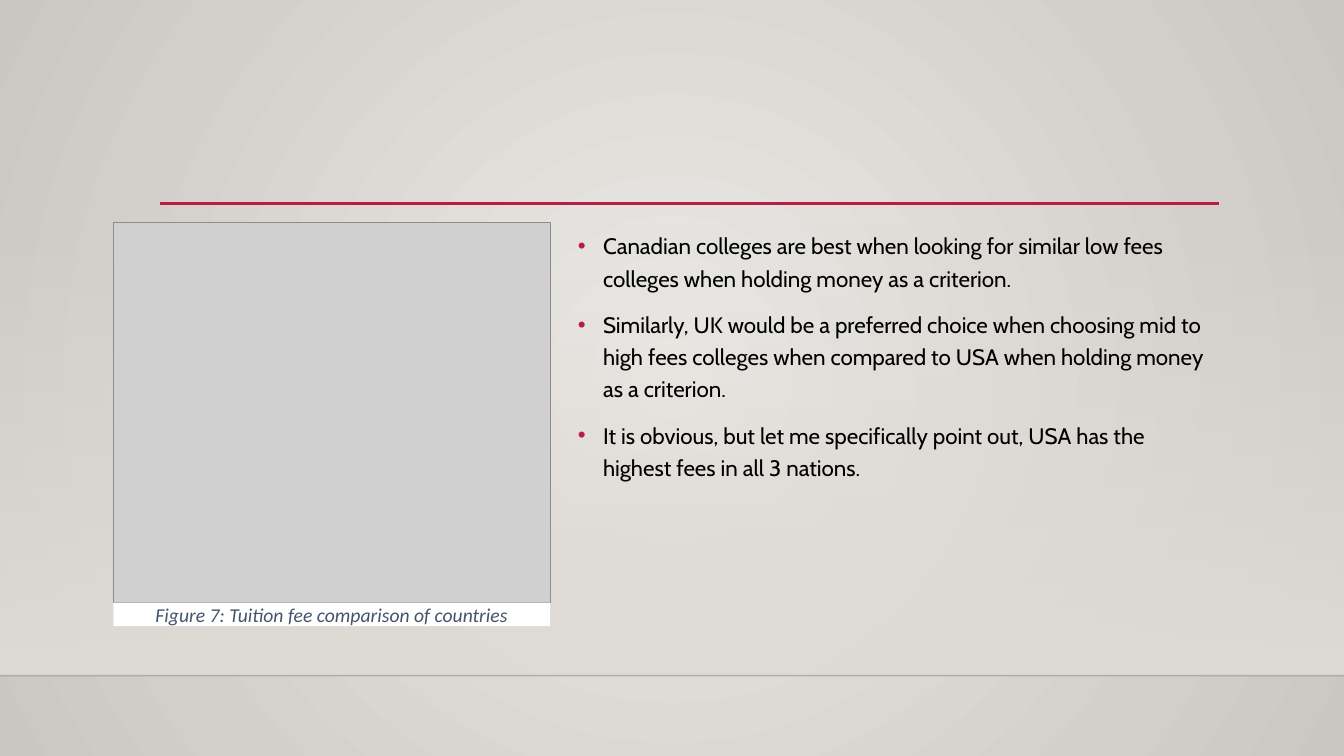
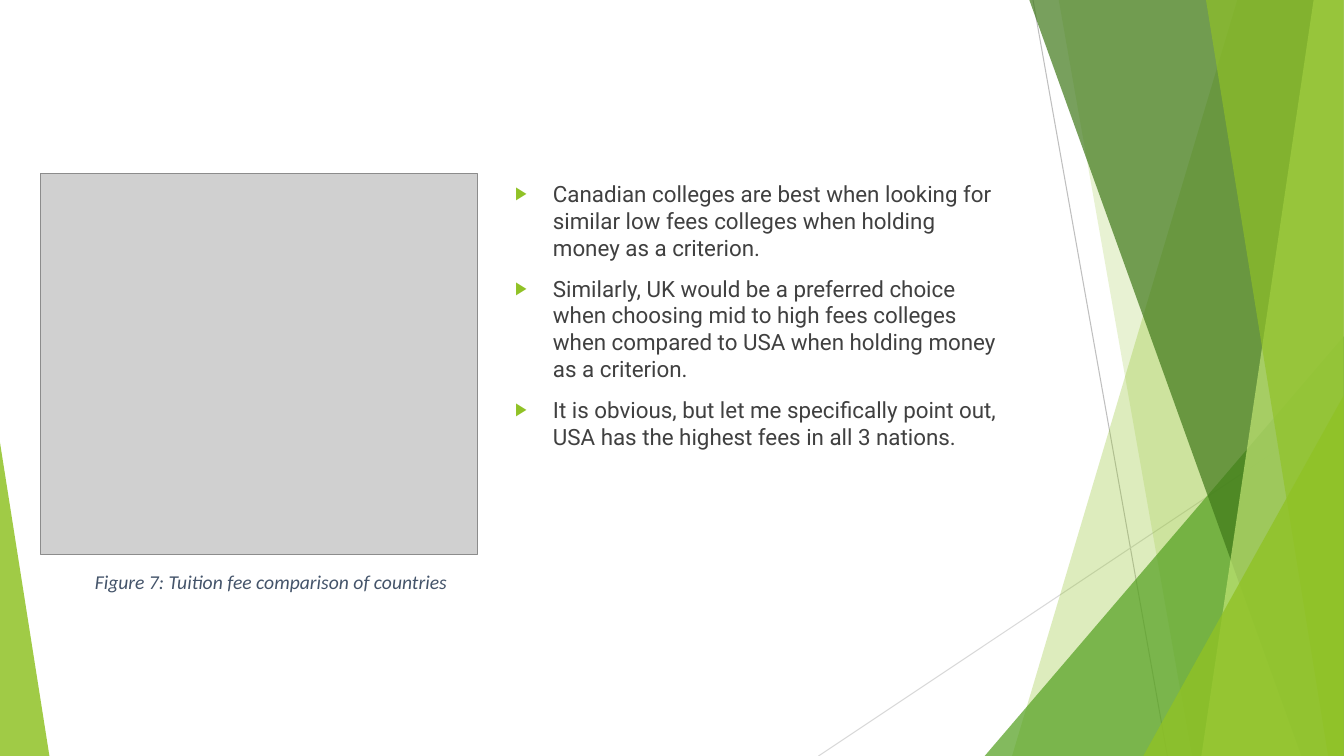
Before and after one commit to deepratnaawale/Capstone, a slide deck: slide 12 of Presentables/Clustering Colleges.pptx (slide 10 before the commit). Drawn at 1344x756 pixels with LibreOffice and Linux fonts; fonts in the diff are those of the drawing; grey boxes stand for pictures; background and template pictures are left out. Boxes give left, top, right and bottom in pixels: in the first picture for what was removed or moved away, otherwise in the second. Text is boxed around its words. In the diff, an @@ line names an element or a change of style, - is before the commit and + after.

```diff
--- a/Presentables/Clustering Colleges.pptx
+++ b/Presentables/Clustering Colleges.pptx
@@ background gradient #ECEAE7 to #CAC7C1 to #FFFFFF @@
@@ picture: place and size @@
-picture at box(113, 222, 549, 602)
+picture at box(40, 173, 477, 554)
@@ text "Canadian colleges are best when ...": place and size @@
-text "Canadian colleges are best when ..." at box(603, 237, 1203, 482)
+text "Canadian colleges are best when ..." at box(553, 185, 996, 450)
@@ text "Canadian colleges are best when ..." at box(553, 185, 996, 450): font Cabin to Roboto, text colour #000000 to #404040; bullet • to ▶; line spacing 1.2 to 1; bullet colour #B71E42 to #90C226 @@
@@ line removed from (160, 204) to (1220, 204) @@
@@ rectangle removed at box(0, 223, 1344, 676) @@
@@ group added at box(0, 0, 1344, 756): 5 freeform shapes, 3 triangles, 2 lines @@
@@ text "Figure 7: Tuition fee comparison ..." rewrapped from box(113, 603, 549, 627) to box(95, 575, 447, 593) @@
@@ line removed from (0, 676) to (1344, 676) @@
```
Also in this commit, not shown: 11 other slides changed, 2 slides added, 1 other file.
